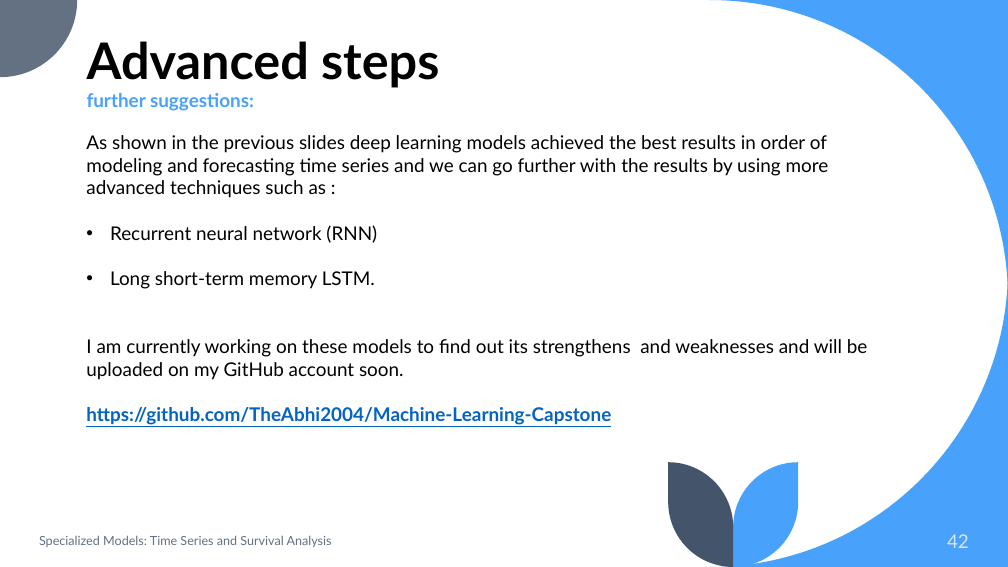
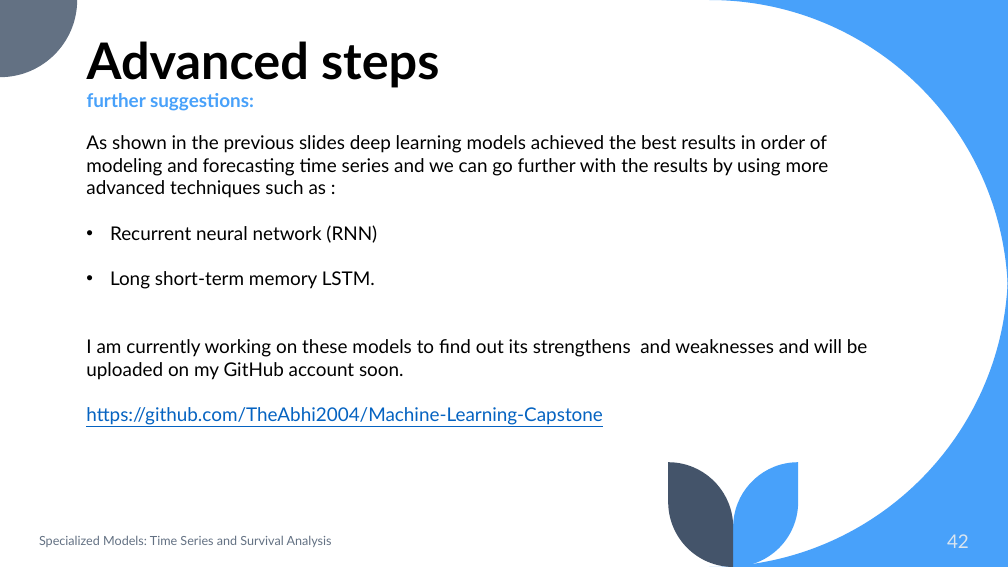
Before and after one commit to TheAbhi2004/Machine-Learning-Capstone, a slide deck: slide 42 of Final_Project_Time_Series.pptx. Drawn at 1008x567 pixels with LibreOffice and Linux fonts; fonts in the diff are those of the drawing. Boxes give left, top, right and bottom in pixels: in the first picture for what was removed or moved away, otherwise in the second. Text is boxed around its words. In the diff, an @@ line names an element or a change of style, - is before the commit and + after.

Commit message:
committed

```diff
--- a/Final_Project_Time_Series.pptx
+++ b/Final_Project_Time_Series.pptx
@@ text at [86, 407, 603, 425]: bold off in "https://github.com/TheAbhi2004/Machine-Learning-Capstone" @@
```
